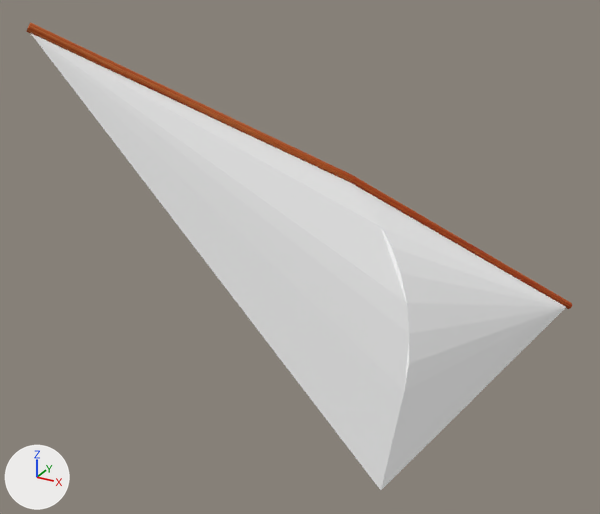
The OBJ model PA11/models/sail1.obj, before and after one commit.
Rendered twice from a 50 mm camera at (3.53, -7.52, 6.4) aimed at (-0.4, -0.36, 2.83). Every picture has the same lights, and +X, +Y and +Z are marked at lower left. Where no turn or scale is listed for an object, it has been applied to the vertices.

The first picture shows 'Cloth1_Plane.001', 'Sail1_Cylinder.001'.
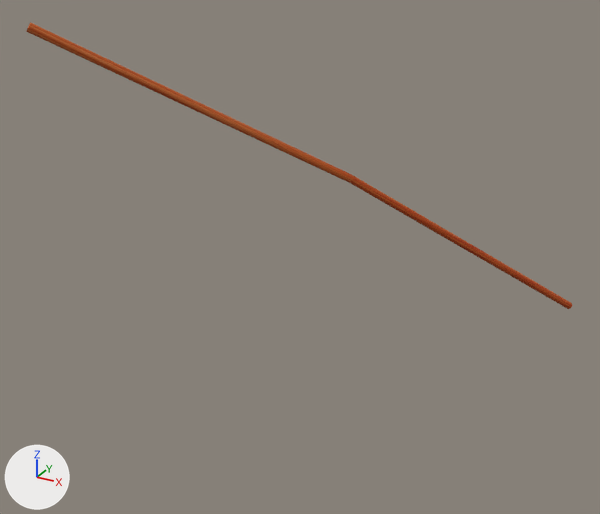
What differs and where, as boxes [x1, y1, x2, y2] in the pictures (600 x 514 px):
'Cloth1_Plane.001', deleted
    before: [31, 33, 566, 490]

What the commit changed:
Object 'Cloth1_Plane.001' (ob_cloth1_plane_001) is deleted.
